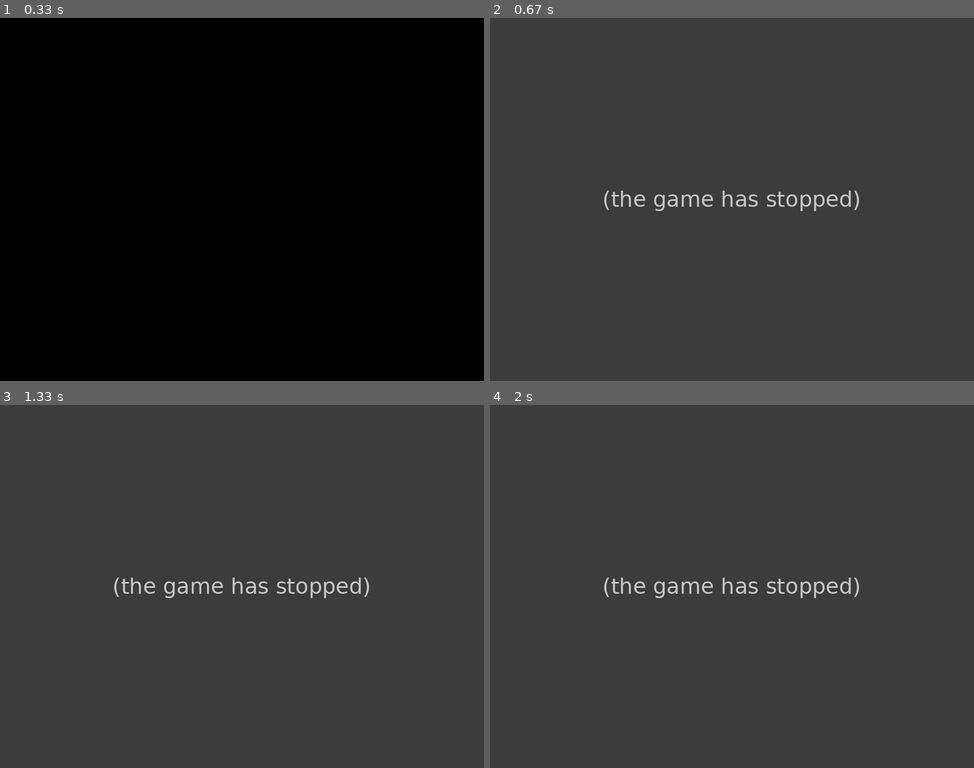
Above: before the commit, frames 1-4 (two rows, left to right).
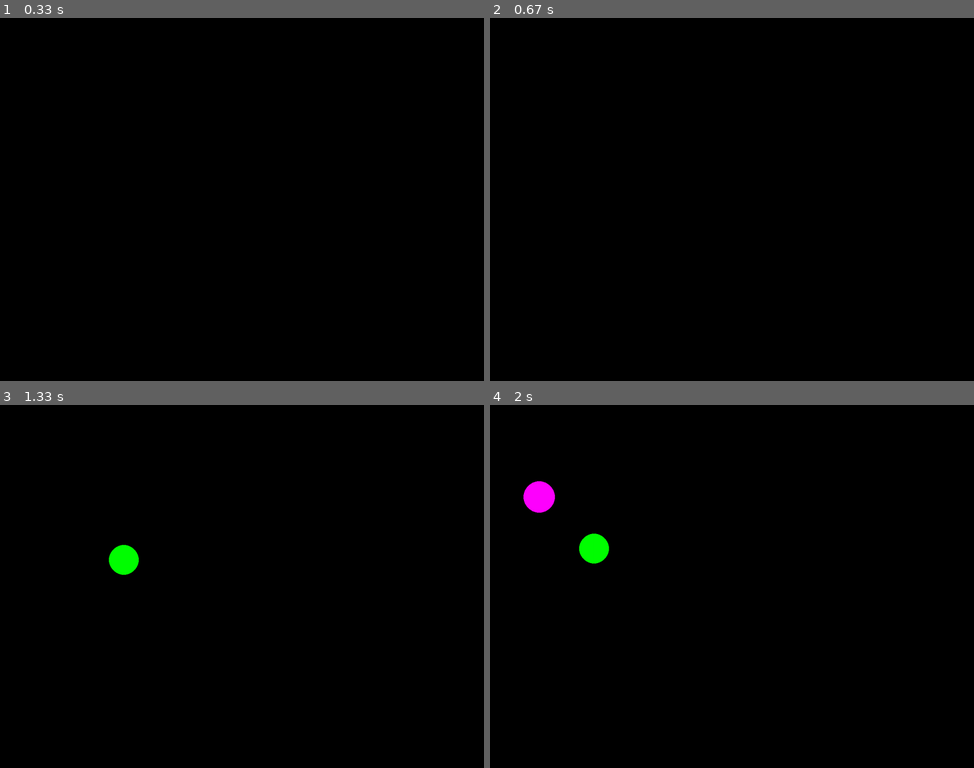
Above: after the commit, the same moments.

Repository: bibil2002/poimay_sharik__pygame
Game: pygame game, started from game.py
Two runs of this game, one before a commit and one after it. Both use one fixed random seed, a clock stepped at 60 frames per second and the inputs below.
Inputs (mouse positions are in pixels of both pictures, inside the frame that each line leads up to):
- Up to frame 1 (0.33 s): no input
- Up to frame 2 (0.67 s): click (732, 199) at 0.38 s
- Up to frame 3 (1.33 s): no input
- Up to frame 4 (2 s): no input

Frame 1 is identical in both runs. In frame 2, 100% of the frame differs, in the area x 0-100%, y 0-100%; in frame 3, 100%; in frame 4, 100%.
Error before the commit: NameError: name 'x' is not defined (game.py line 38); the game stopped at 0.5 s (later frames are placeholders)

Commit message:
существенно переработана механика, теперь шары движутся в определенном направлении и их количество можно ограничить.Но в этой версии нет возможности взаимодействовать с шарами

Diff:
--- a/game.py
+++ b/game.py
@@ -16,29 +16,60 @@
 CYAN = (0, 255, 255)
 BLACK = (0, 0, 0)
 COLORS = [RED, BLUE, YELLOW, GREEN, MAGENTA, CYAN]
-
+balls =[]
 counter = 0 # счетчик очков
 
-def new_ball():
+def new_ball(x, y, r, delta_x, delta_y, color):
     '''
-    Рисует круг в случайном месте
+    добавляет новый круг
+    :param x:  координата центра
+    :param y: координата центра
+    :param r: радиус
+    следующие числа заменяют угол напрвления движения
+    :param delta_x: изменение координаты x за обновление экрана
+    :param delta_y: изменение координаты y за обновление экрана
+    :param color: цвет круга
     '''
-    global x, y, r
-    x = randint(100,700)
-    y = randint(100,500)
-    r = randint(30,50)
-    color = COLORS[randint(0, 5)]
-    circle(screen, color, (x, y), r)
+
+    global balls
+
+    balls.append({'x':x, 'y': y, 'r':r, 'delta_x':delta_x, 'delta_y':delta_y, 'color':color})
 
 def click(event):
     '''
-     определяет попал ли клик в круг или нет
-    :return: 1 в случае попадания, -1 иначе
+    будет удалять круги в которые попал щелчком и считать очки или
+    это будет делать функция processing_balls, пока не решил
     '''
-    if ((event.pos[0] - x)**2 + (event.pos[1] - y)**2)**0.5 <= r:
-        return 1
-    else:
-        return -1
+    pass
+def processing_balls():
+    '''
+    отвечает за движение кругов.И случайным образом изменеят напрвление
+    движения когда центр круга выходит за рамки экрана.
+    '''
+
+
+
+
+    for i in range(len(balls)):
+        balls[i]['x'] += balls[i]['delta_x']
+        balls[i]['y'] += balls[i]['delta_y']
+        circle(screen, balls[i]['color'], (balls[i]['x'], balls[i]['y']), balls[i]['r'])
+        if balls[i]['x'] > 1200:
+            balls[i]['delta_x'] = randint(-50, -10)
+            balls[i]['delta_y'] = randint(-50, 50)
+
+        elif balls[i]['x'] < 0:
+            balls[i]['delta_x'] = randint(10, 50)
+            balls[i]['delta_y'] = randint(-50, 50)
+
+        if balls[i]['y'] > 900:
+            balls[i]['delta_x'] = randint(-50, 50)
+            balls[i]['delta_y'] = randint(-50, 0)
+        elif balls[i]['y'] < 0:
+            balls[i]['delta_x'] = randint(-50, 50)
+            balls[i]['delta_y'] = randint(0, 50)
+
+
 
 pygame.display.update()
 clock = pygame.time.Clock()
@@ -51,9 +82,22 @@
         if event.type == pygame.QUIT:
             finished = True
         elif event.type == pygame.MOUSEBUTTONDOWN:
-            counter += click(event)
-            print(counter)
-    new_ball()
+            click(event)
+
+    processing_balls()
+
+
+    if len(balls) <= 2: # ограничение числа кругов
+        new_ball( x = randint(100,700),
+                  y = randint(100,500),
+                  r = randint(30,50),
+                  delta_x = randint(-50,50),
+                  delta_y = randint(-50,50),
+                  color = COLORS[randint(0, 5)])
+
+
+
+
     pygame.display.update()
     screen.fill(BLACK)
 
